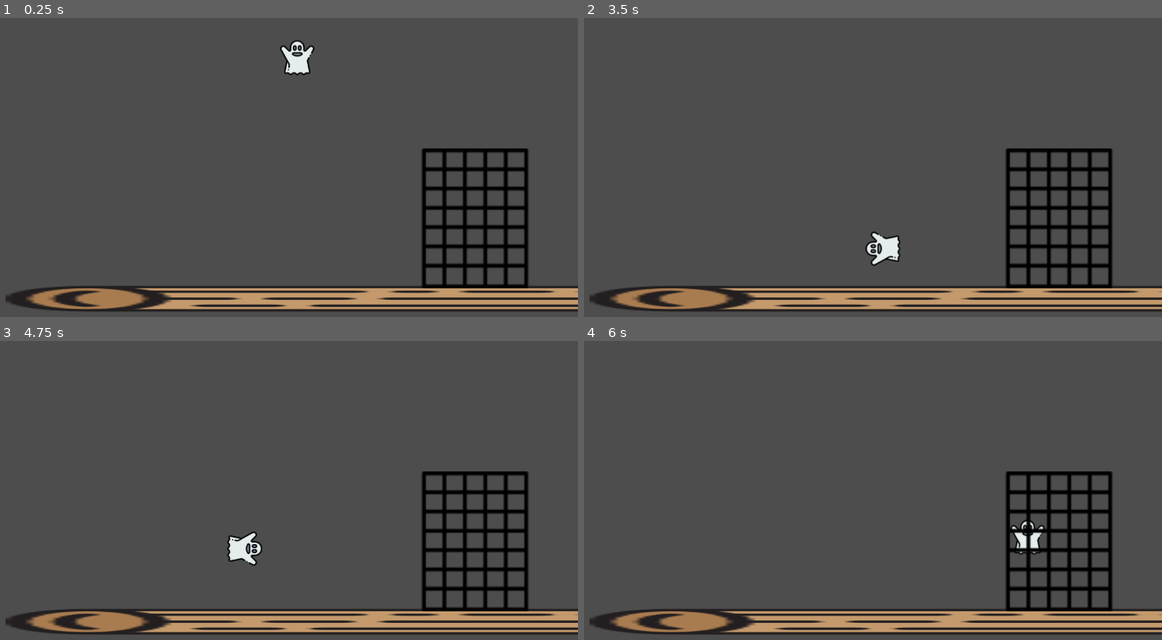
Above: before the commit, frames 1-4 (two rows, left to right).
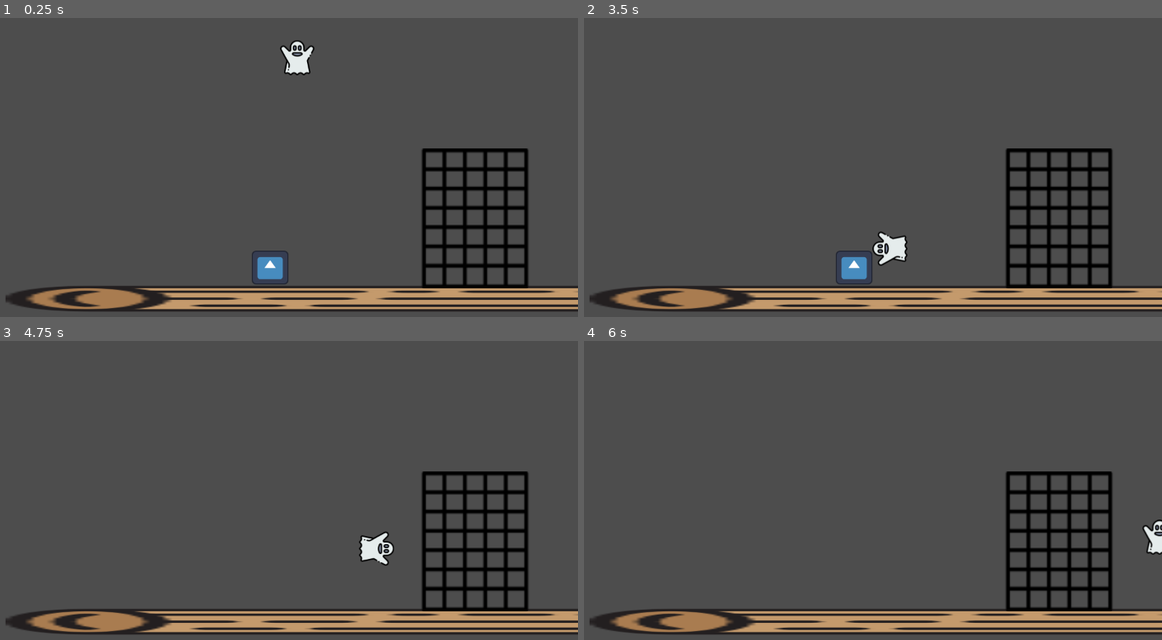
Above: after the commit, the same moments.

Repository: Shinkusen/Bug-me-out
Game: Godot game, scene res://tscn/cenario_1.tscn
Two runs of this game, one before a commit and one after it. Both use one fixed random seed, a clock stepped at 60 frames per second and the inputs below. The engine's default icon, where the game draws it, is replaced by a stand-in: a white triangle on a blue panel in a dark square.
Inputs:
- Up to frame 1 (0.25 s): no input
- Up to frame 2 (3.5 s): hold D (right) 0.53-2.03 s; tap E (eat) at 0.6, 1.55, 2.85 s; tap W (up) at 0.77, 0.8, 1.07, 1.35, 1.52, 1.82, 2.3, 3.02, 3.32 s; hold A (left) from 2.03 s (still down); tap Space (climb) at 2.1 s
- Up to frame 3 (4.75 s): tap Shift (fly) at 3.6 s; tap W (up) at 3.77, 3.8, 4.07, 4.52 s; release A (left) at 4.28 s; hold D (right) from 4.28 s (still down); tap E (eat) at 4.35 s
- Up to frame 4 (6 s): keep holding D (right); tap W (up) at 4.82, 5.1 s; tap Space (climb) at 5.85 s

The runs differ from the first frame. In frame 1, 0.4% of the frame differs, in the area x 43-50%, y 77-90%; in frame 2, 0.9%; in frame 3, 0.9%, in the area x 39-69%, y 63-76%; in frame 4, 0.6%.

Commit message:
edibles
edibles

Diff:
--- a/project.godot
+++ b/project.godot
@@ -23,6 +23,15 @@
 
 window/size/viewport_width=1200
 window/size/viewport_height=900
+
+[dotnet]
+
+project/assembly_name="GGJ-2026-Bug-me-out"
+
+[global_group]
+
+player=""
+edible=""
 
 [input]
 
--- /dev/null
+++ b/scripts/edible_object.gd
@@ -0,0 +1,25 @@
+extends StaticBody2D
+
+var player_near = null
+@onready var pickup_area = $PickupArea
+
+func _ready():
+	pickup_area.body_entered.connect(_on_body_entered)
+	pickup_area.body_exited.connect(_on_body_exited)
+
+func _on_body_entered(body):
+	if body.is_in_group("player"):
+		player_near = body
+
+func _on_body_exited(body):
+	if body == player_near:
+		player_near = null
+
+func _process(delta):
+	if player_near and is_in_group("edible") and Input.is_action_just_pressed("eat"):
+		eat(player_near)
+
+func eat(player):
+	print("comeu")
+	player.add_edible()
+	queue_free()
--- a/scripts/player.gd
+++ b/scripts/player.gd
@@ -14,6 +14,12 @@
 var dashing = false
 var dash_dir = 1 # 1 right -1 left
 var facing = 1
+
+var edibles = 0
+
+func add_edible():
+	edibles += 1
+	print("Edibles eaten:", edibles)
 
 func _process(_delta):
 	if Input.is_action_just_pressed("climb"):
--- a/tscn/cenario_1.tscn
+++ b/tscn/cenario_1.tscn
@@ -6,6 +6,8 @@
 [ext_resource type="Texture2D" uid="uid://bya41xu5mbooo" path="res://sprites/rede.png" id="3_rnlh3"]
 [ext_resource type="Texture2D" uid="uid://ct3y651ehxbg5" path="res://sprites/Black.png" id="4_a4twe"]
 [ext_resource type="Script" uid="uid://dqe31iawldfam" path="res://scripts/transicao_up.gd" id="5_lhw36"]
+[ext_resource type="Script" uid="uid://c4se11iu7jggi" path="res://scripts/edible_object.gd" id="7_ag815"]
+[ext_resource type="Texture2D" uid="uid://dgqeo3m2op52p" path="res://icon.svg" id="7_vybtd"]
 
 [sub_resource type="RectangleShape2D" id="RectangleShape2D_640eb"]
 size = Vector2(126.90001, 40)
@@ -16,10 +18,16 @@
 [sub_resource type="RectangleShape2D" id="RectangleShape2D_a4twe"]
 size = Vector2(1200, 4)
 
+[sub_resource type="RectangleShape2D" id="RectangleShape2D_ag815"]
+size = Vector2(145.31549, 148.76025)
+
+[sub_resource type="RectangleShape2D" id="RectangleShape2D_vybtd"]
+size = Vector2(214, 111)
+
 [node name="Cenario_1" type="Node2D" unique_id=2106832681]
 script = ExtResource("1_5yugu")
 
-[node name="Player" parent="." unique_id=2115506010 instance=ExtResource("1_uppvb")]
+[node name="Player" parent="." unique_id=2115506010 groups=["player"] instance=ExtResource("1_uppvb")]
 position = Vector2(687, 250)
 
 [node name="Tronco" type="Sprite2D" parent="." unique_id=2117998303]
@@ -58,4 +66,23 @@
 [node name="Camera2D" type="Camera2D" parent="." unique_id=984190883]
 position = Vector2(600, 450)
 
+[node name="EdibleObject" type="StaticBody2D" parent="." unique_id=1011176961 groups=["edible"]]
+script = ExtResource("7_ag815")
+
+[node name="CollisionShape2D" type="CollisionShape2D" parent="EdibleObject" unique_id=641497080]
+position = Vector2(636, 668)
+scale = Vector2(0.523, 0.484)
+shape = SubResource("RectangleShape2D_ag815")
+
+[node name="Sprite2D" type="Sprite2D" parent="EdibleObject" unique_id=1135167852]
+position = Vector2(637.5, 667)
+scale = Vector2(0.5234375, 0.484375)
+texture = ExtResource("7_vybtd")
+
+[node name="PickupArea" type="Area2D" parent="EdibleObject" unique_id=410868876]
+
+[node name="CollisionShape2D" type="CollisionShape2D" parent="EdibleObject/PickupArea" unique_id=1820682913]
+position = Vector2(692, 663.5)
+shape = SubResource("RectangleShape2D_vybtd")
+
 [connection signal="body_entered" from="Area_Transition_Black" to="Area_Transition_Black" method="_on_body_entered"]
Not shown, added: scripts/edible_object.gd.uid
